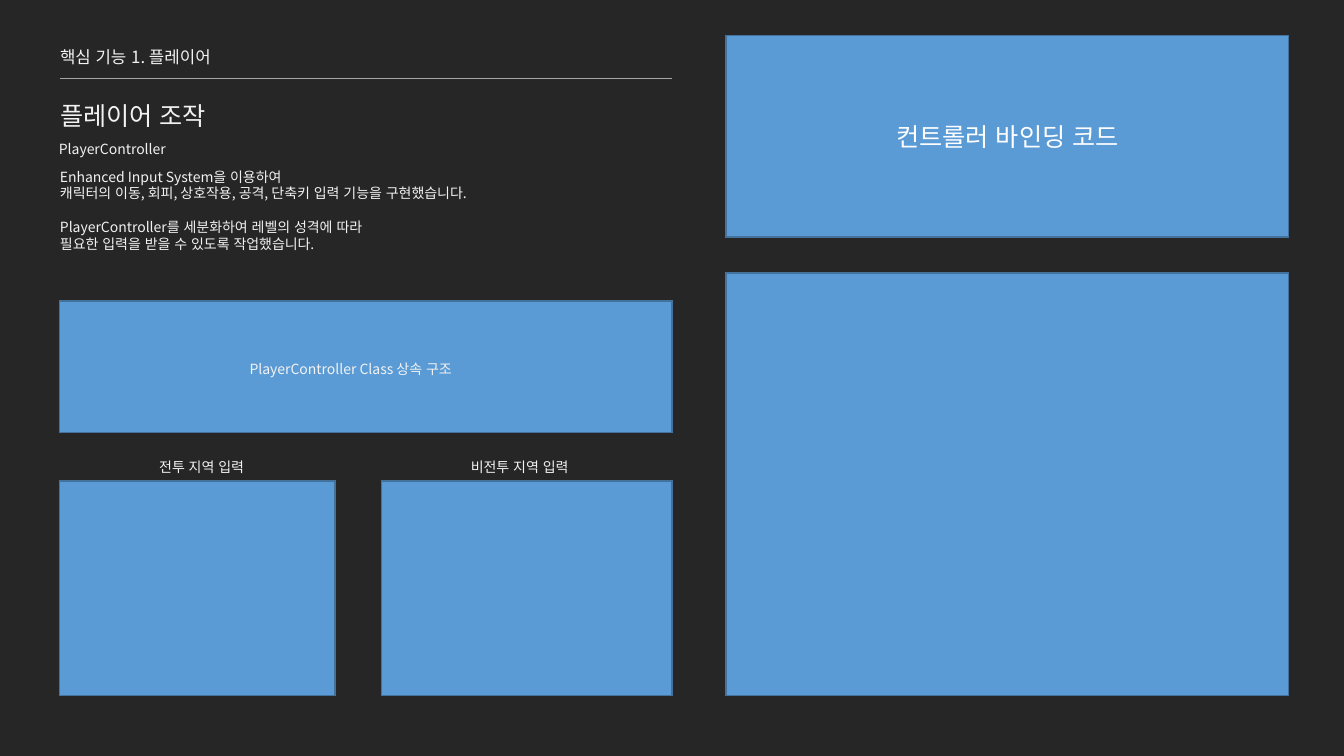
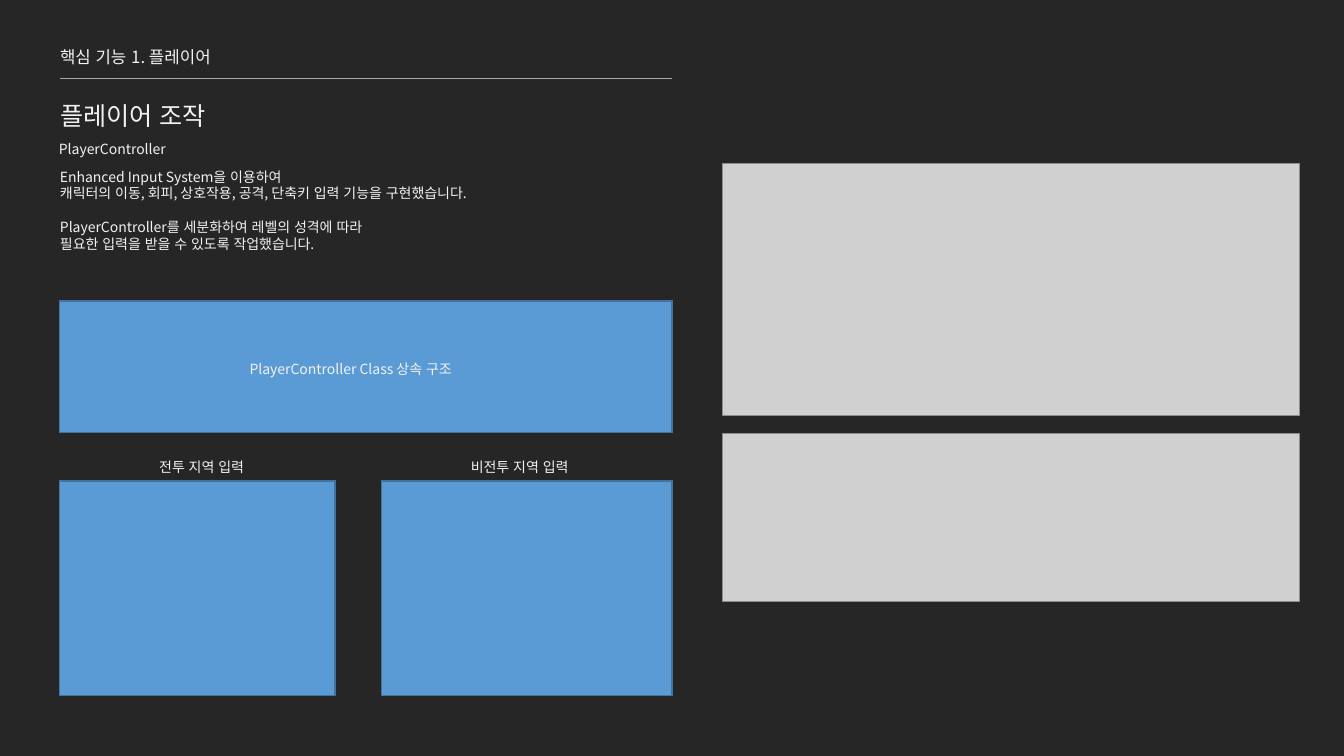
Before and after one commit to jhk0701/project-ARPGHunter, a slide deck: slide 7 of Docs/UnrealEngine_문서_김정환.pptx. Drawn at 1344x756 pixels with LibreOffice and Linux fonts; fonts in the diff are those of the drawing; grey boxes stand for pictures. Boxes give left, top, right and bottom in pixels: in the first picture for what was removed or moved away, otherwise in the second. Text is boxed around its words. In the diff, an @@ line names an element or a change of style, - is before the commit and + after.

```diff
--- a/Docs/UnrealEngine_문서_김정환.pptx
+++ b/Docs/UnrealEngine_문서_김정환.pptx
@@ rectangle removed at (726, 35, 1289, 237) @@
-컨트롤러 바인딩 코드
@@ picture added at (723, 163, 1301, 415) @@
@@ rectangle removed at (726, 273, 1289, 696) @@
@@ picture added at (723, 434, 1301, 602) @@
```
Also in this commit, not shown: 10 other slides changed.
